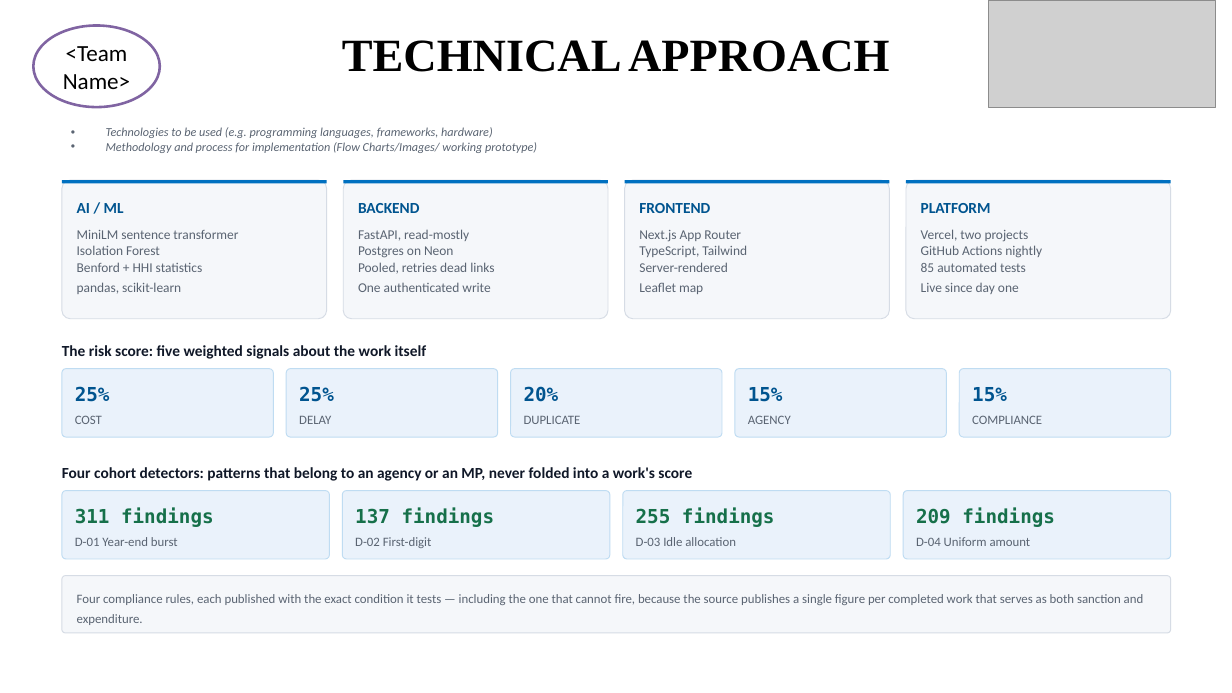
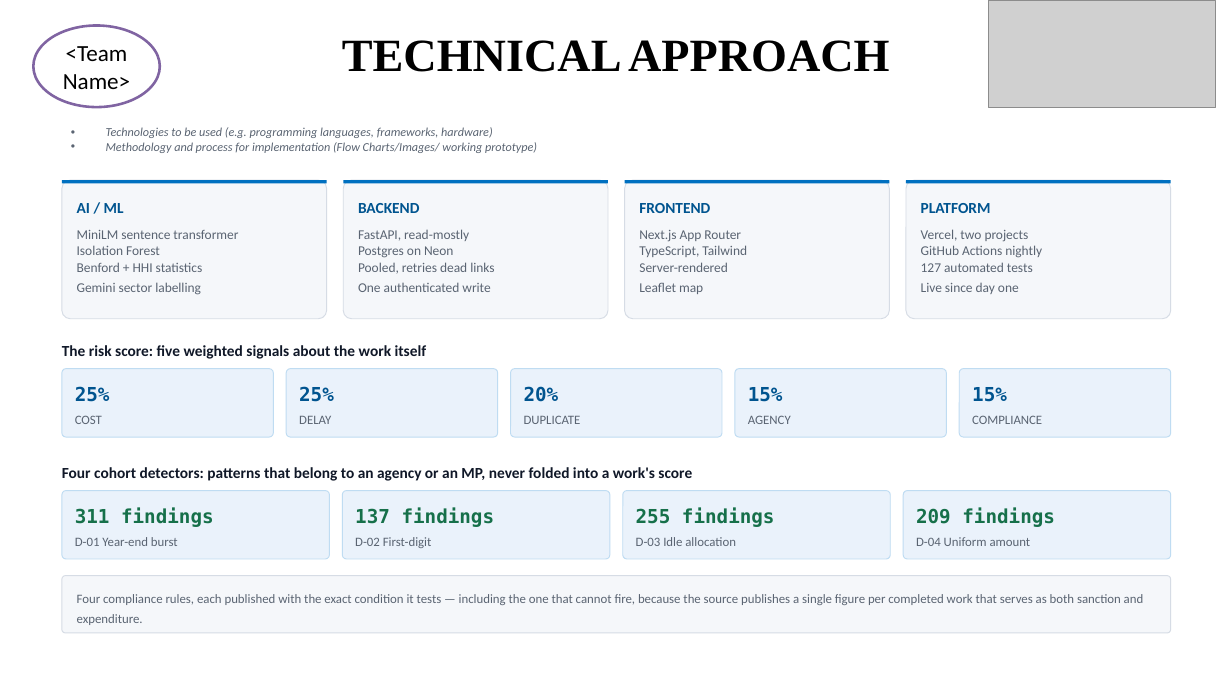
Before and after one commit to fbivinay/SIH-HACKATHON, a slide deck: slide 3 of docs/deck/SIH26102-MPLADS-SIH-Idea.pptx. Drawn at 1232x693 pixels with LibreOffice and Linux fonts; fonts in the diff are those of the drawing; grey boxes stand for pictures. Boxes give left, top, right and bottom in pixels: in the first picture for what was removed or moved away, otherwise in the second. Text is boxed around its words. In the diff, an @@ line names an element or a change of style, - is before the commit and + after.

```diff
--- a/docs/deck/SIH26102-MPLADS-SIH-Idea.pptx
+++ b/docs/deck/SIH26102-MPLADS-SIH-Idea.pptx
@@ text at (77, 230, 238, 295): text changed @@
-MiniLM sentence transformer
-Isolation Forest
-Benford + HHI statistics
-pandas, scikit-learn
+MiniLM sentence transformer
+Isolation Forest
+Benford + HHI statistics
+Gemini sector labelling
@@ text at (921, 229, 1042, 294): text changed @@
-Vercel, two projects
-GitHub Actions nightly
-85 automated tests
-Live since day one
+Vercel, two projects
+GitHub Actions nightly
+127 automated tests
+Live since day one
```
Also in this commit, not shown: 5 other slides changed, 1 other file.
